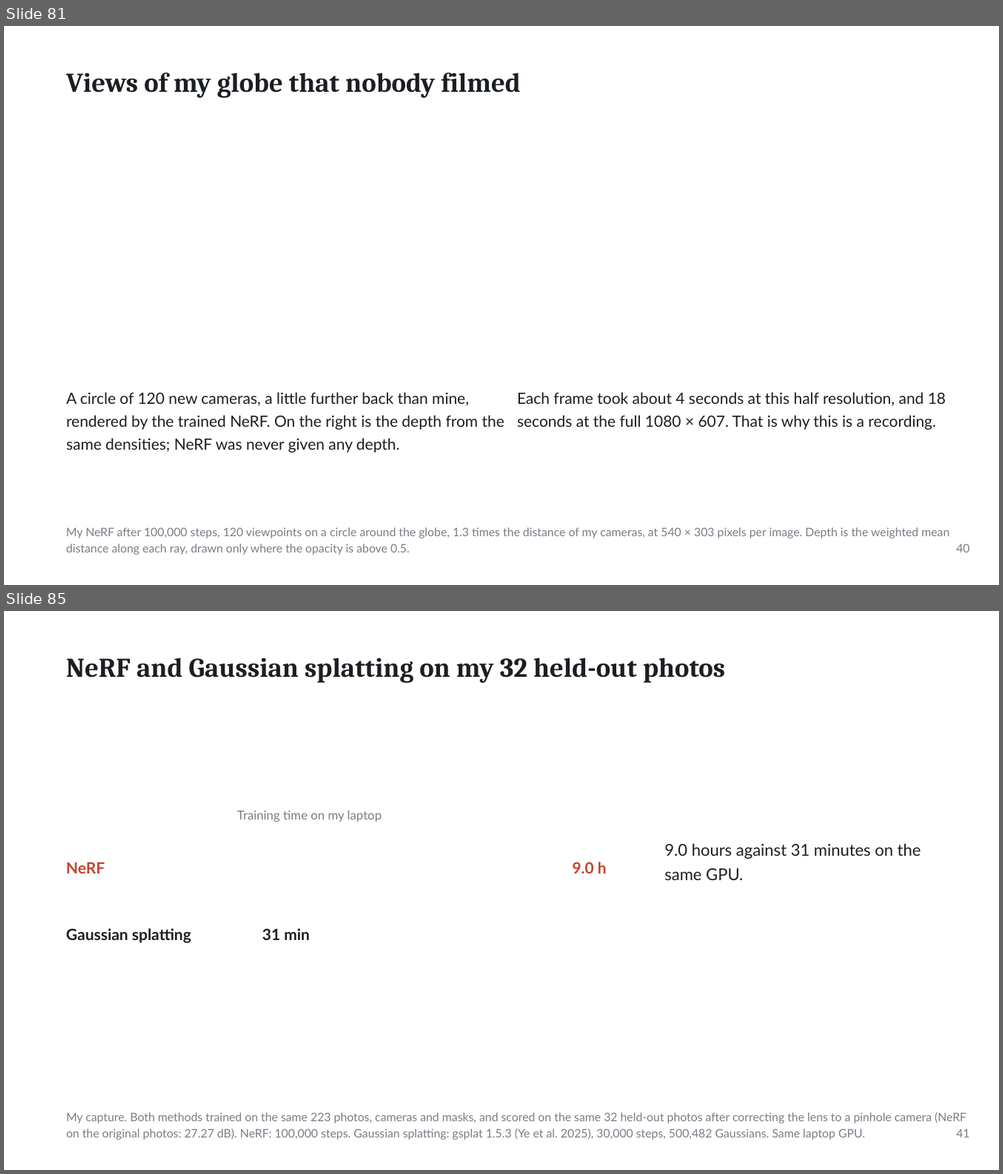
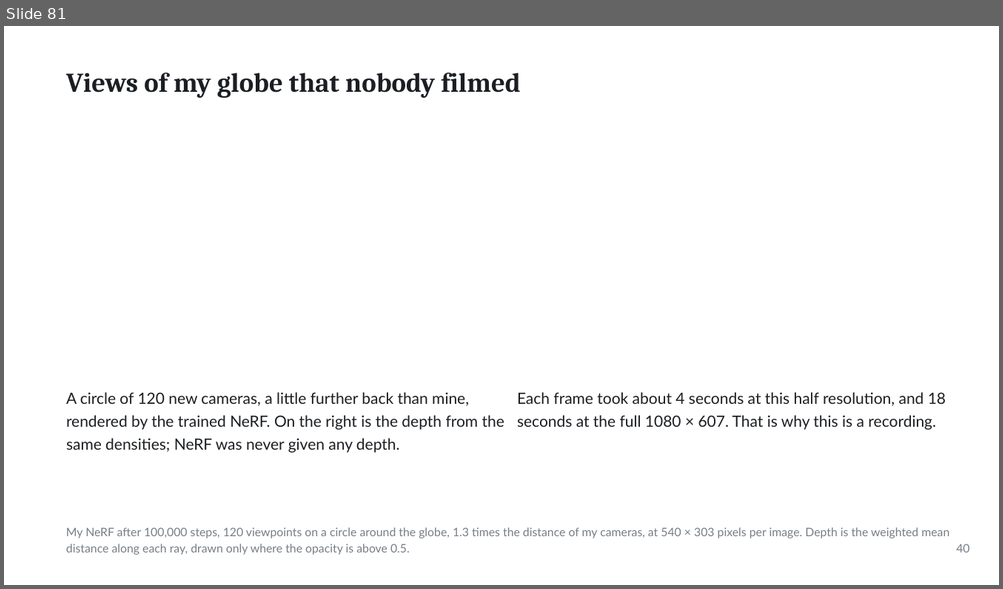
Before and after one commit to ertugrul-senturk/interactive-slides, a slide deck: public/decks/2026-11-nerf-neural-radiance-fields.pptx. Shown one above the other, each under a label of ours: slides 81 and 85 before the commit, slide 81 after it; the slides between them are not shown. The pictures are 1003x1174 and 1003x589 pixels, drawn with LibreOffice and Linux fonts; fonts in the diff are those of the drawing; background and template pictures are left out. Boxes give left, top, right and bottom in pixels: in the first picture for what was removed or moved away, otherwise in the second. Text is boxed around its words. In the diff, an @@ line names an element or a change of style, - is before the commit and + after.

```diff
--- a/public/decks/2026-11-nerf-neural-radiance-fields.pptx
+++ b/public/decks/2026-11-nerf-neural-radiance-fields.pptx
@@ slide 85 removed at [4, 611, 999, 1170], background picture (left out) @@
@@ text removed at [66, 658, 725, 683] @@
-NeRF and Gaussian splatting on my 32 held-out photos
@@ text removed at [237, 810, 381, 822] @@
-Training time on my laptop
@@ text removed at [664, 843, 921, 880] @@
-9.0 hours against 31 minutes on the
-same GPU.
@@ text removed at [66, 863, 105, 874] @@
-NeRF
@@ text removed at [572, 862, 606, 874] @@
-9.0 h
@@ text removed at [66, 928, 191, 943] @@
-Gaussian splatting
@@ text removed at [262, 928, 310, 940] @@
-31 min
@@ text removed at [66, 1113, 966, 1140] @@
-My capture. Both methods trained on the same 223 photos, cameras and masks, and scored on the same 32 held-out photos after correcting the lens to a pinhole camera (NeRF
-on the original photos: 27.27 dB). NeRF: 100,000 steps. Gaussian splatting: gsplat 1.5.3 (Ye et al. 2025), 30,000 steps, 500,482 Gaussians. Same laptop GPU.
@@ text removed at [956, 1129, 969, 1138] @@
-41
```
Also in this commit, not shown: 9 slides changed, 3 slides added, 1 other slide removed, 24 other files.
